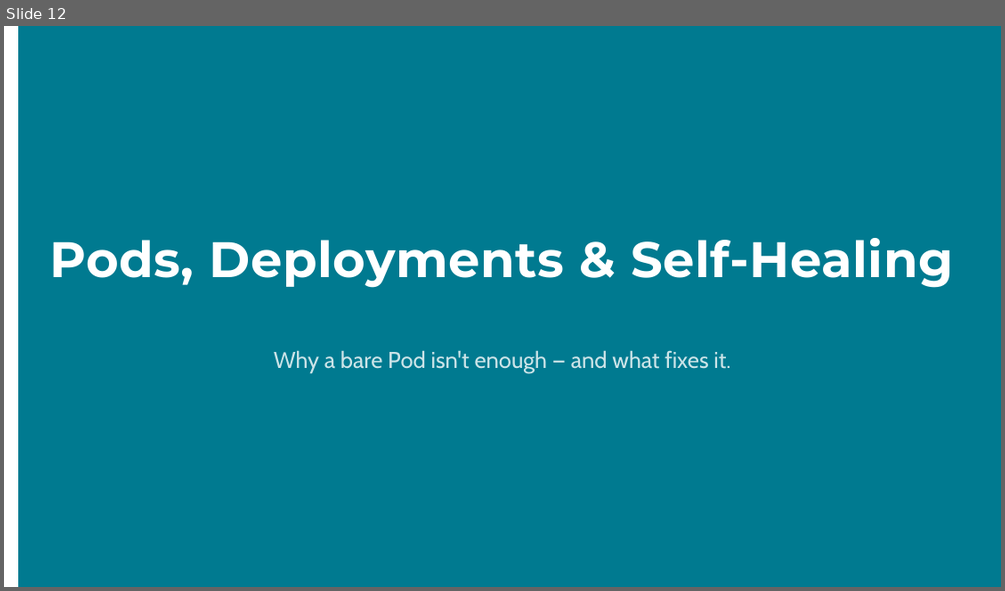
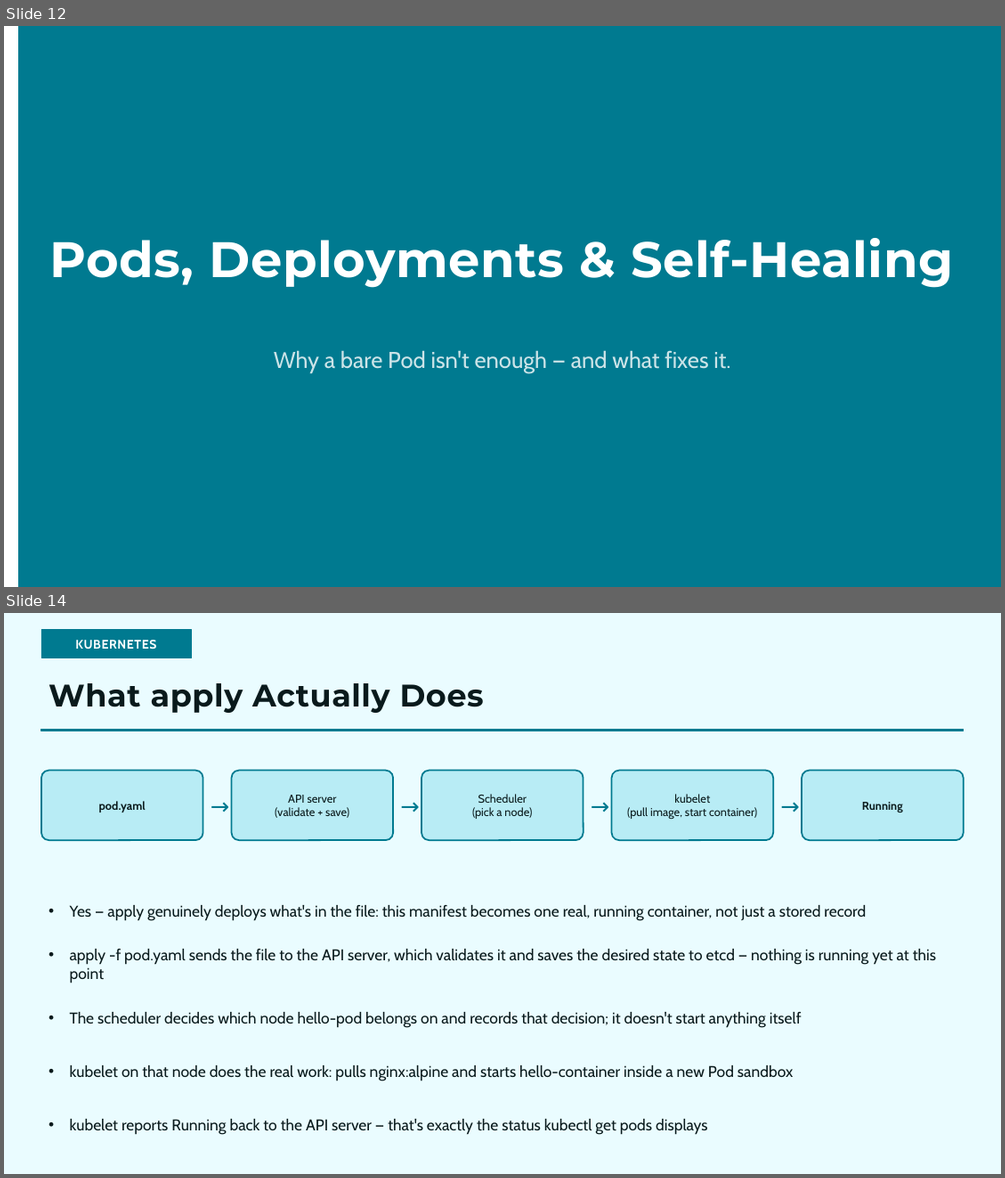
Before and after one commit to choicespecs/kube-self-learn, a slide deck: docs/presentations/KubernetesFundamentals/KubernetesFundamentals.pptx. Shown one above the other, each under a label of ours: slide 12 before the commit, slides 12 and 14 after it; the slides between them are not shown. The pictures are 1005x591 and 1005x1178 pixels, drawn with LibreOffice and Linux fonts; fonts in the diff are those of the drawing. Boxes give left, top, right and bottom in pixels: in the first picture for what was removed or moved away, otherwise in the second. Text is boxed around its words. In the diff, an @@ line names an element or a change of style, - is before the commit and + after.

```diff
--- a/docs/presentations/KubernetesFundamentals/KubernetesFundamentals.pptx
+++ b/docs/presentations/KubernetesFundamentals/KubernetesFundamentals.pptx
@@ slide 14 added at (4, 613, 1001, 1174), background #EAFCFF @@
@@ rectangle added at (41, 629, 191, 657), fill #007A90, outline #007A90 0.75 pt @@
@@ text added at (75, 640, 156, 649), 12 pt, text #FFFFFF, bold @@
+KUBERNETES
@@ text added at (48, 683, 484, 713), 30 pt, text #0A1A1C, bold @@
+What apply Actually Does
@@ rectangle added at (41, 729, 963, 731), fill #007A90, outline #007A90 1 pt @@
@@ rounded rectangle added at (41, 770, 202, 840), fill #B8ECF5, outline #007A90 1.5 pt @@
@@ text added at (202, 770, 231, 840), 22 pt, text #007A90 @@
+→
@@ rounded rectangle added at (231, 770, 393, 840), fill #B8ECF5, outline #007A90 1.5 pt @@
@@ text added at (393, 770, 421, 840), 22 pt, text #007A90 @@
+→
@@ rounded rectangle added at (421, 770, 582, 840), fill #B8ECF5, outline #007A90 1.5 pt @@
@@ text added at (583, 770, 612, 840), 22 pt, text #007A90 @@
+→
@@ rounded rectangle added at (612, 770, 774, 840), fill #B8ECF5, outline #007A90 1.5 pt @@
@@ text added at (774, 770, 802, 840), 22 pt, text #007A90 @@
+→
@@ rounded rectangle added at (802, 770, 963, 840), fill #B8ECF5, outline #007A90 1.5 pt @@
@@ text added at (275, 795, 349, 818), 11 pt, text #0A1A1C @@
+API server
+(validate + save)
@@ text added at (472, 794, 532, 819), 11 pt, text #0A1A1C @@
+Scheduler
+(pick a node)
@@ text added at (627, 794, 757, 819), 11 pt, text #0A1A1C @@
+kubelet
+(pull image, start container)
@@ text added at (99, 801, 146, 812), 11 pt, text #0A1A1C, bold @@
+pod.yaml
@@ text added at (862, 802, 903, 812), 11 pt, text #0A1A1C, bold @@
+Running
@@ text added at (70, 905, 866, 920), 15 pt, text #0A1A1C @@
+• Yes — apply genuinely deploys what's in the file: this manifest becomes one real, running container, not just a stored record
@@ text added at (70, 949, 936, 983), 15 pt, text #0A1A1C @@
+• apply -f pod.yaml sends the file to the API server, which validates it and saves the desired state to etcd — nothing is running yet at this point
@@ text added at (70, 1012, 801, 1028), 15 pt, text #0A1A1C @@
+• The scheduler decides which node hello-pod belongs on and records that decision; it doesn't start anything itself
@@ text added at (70, 1065, 793, 1081), 15 pt, text #0A1A1C @@
+• kubelet on that node does the real work: pulls nginx:alpine and starts hello-container inside a new Pod sandbox
@@ text added at (70, 1119, 708, 1135), 15 pt, text #0A1A1C @@
+• kubelet reports Running back to the API server — that's exactly the status kubectl get pods displays
```
Also in this commit, not shown: 1 slide changed, 1 other slide added.
